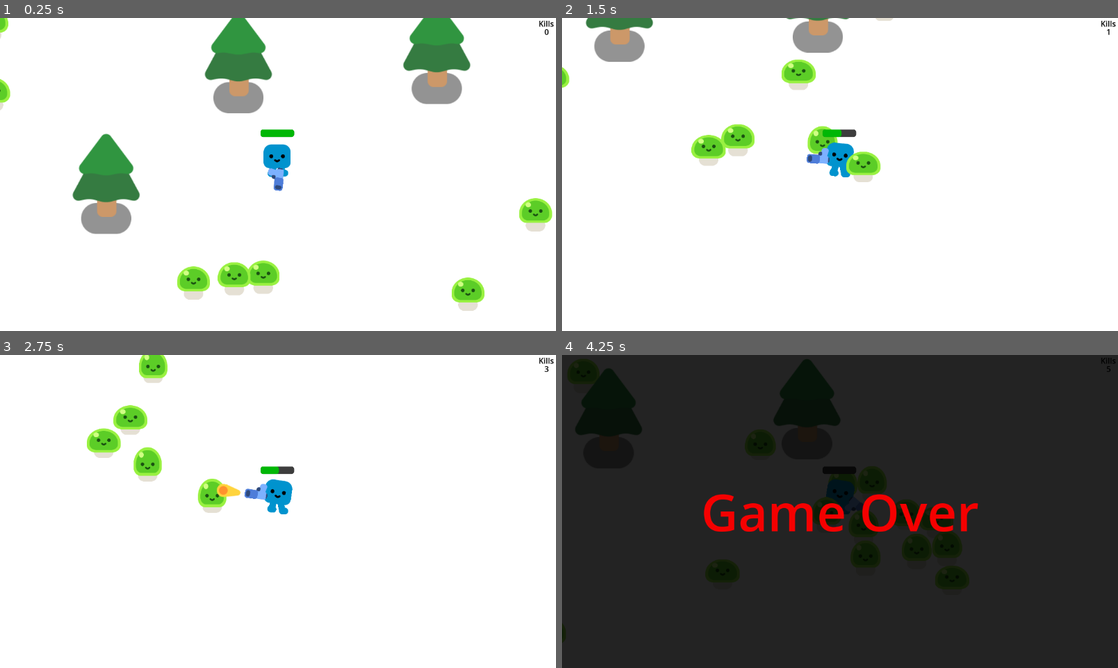
Above: before the commit, frames 1-4 (two rows, left to right).
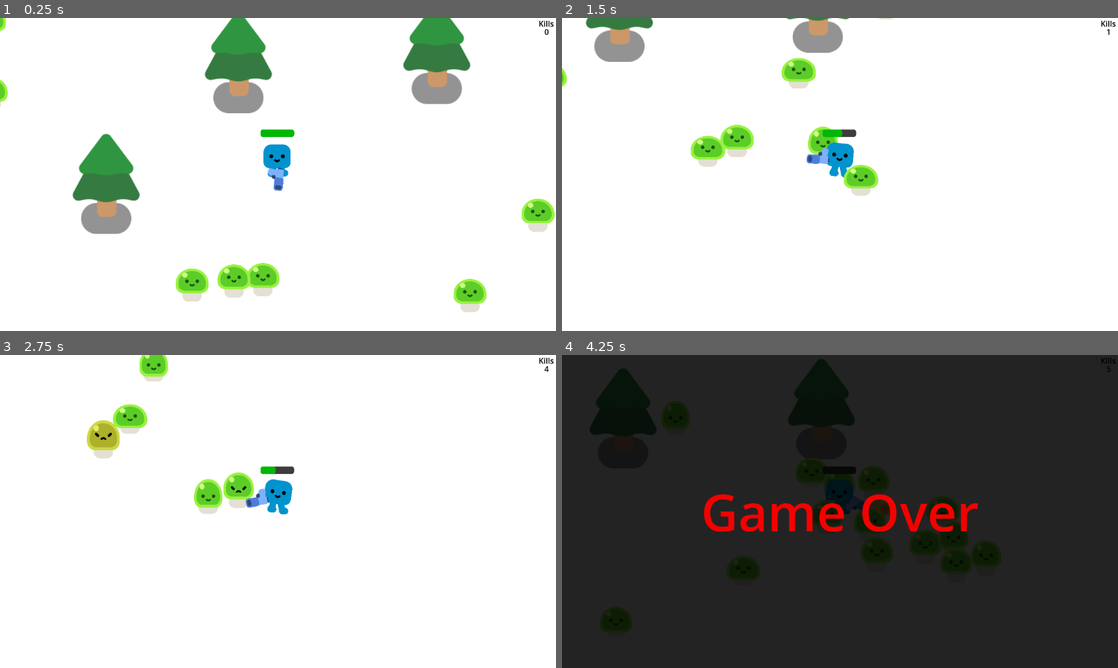
Above: after the commit, the same moments.

Repository: kjolbee/godoting
Game: Godot game, scene res://game.tscn
Two runs of this game, one before a commit and one after it. Both use one fixed random seed, a clock stepped at 60 frames per second and the inputs below.
Inputs:
- Up to frame 1 (0.25 s): no input
- Up to frame 2 (1.5 s): tap Enter (enter) at 0.5 s; hold Right (move_right) 0.53-1.28 s; hold Enter (enter) 0.53-1.28 s; hold Down (move_down) from 1.28 s (still down); tap Space (shoot) at 1.35 s
- Up to frame 3 (2.75 s): release Down (move_down) at 2.03 s; hold Right (move_right) from 2.03 s (still down); hold Enter (enter) from 2.03 s (still down)
- Up to frame 4 (4.25 s): release Right (move_right) at 2.78 s; release Enter (enter) at 2.78 s; hold Up (move_up) 2.78-3.53 s; tap Space (shoot) at 2.85 s; hold Left (move_left) from 3.53 s (still down); hold Enter (enter) from 3.53 s (still down)

The runs differ from the first frame. In frame 1, 1.4% of the frame differs, in the area x 0-100%, y 0-94%; in frame 2, 1.3%; in frame 3, 2.3%; in frame 4, 6.4%, in the area x 0-79%, y 1-92%.

Commit message:
error fix

Diff:
--- a/game.gd
+++ b/game.gd
@@ -18,9 +18,13 @@
 	%PathFollow2D.progress_ratio = randf()
 	new_mob.global_position = %PathFollow2D.global_position
 	#print("adding mob at: ")
-	#print(%PathFollow2D.global_position)
-	add_child(new_mob)
+	print(%PathFollow2D.global_position)
+
+	# Defer adding the mob as a child to avoid the flushing queries error
+	call_deferred("add_child", new_mob)
+
 	new_mob.connect("mob_killed", Callable(self, "_on_mob_killed"))
+
 
 var counter = 0
 
